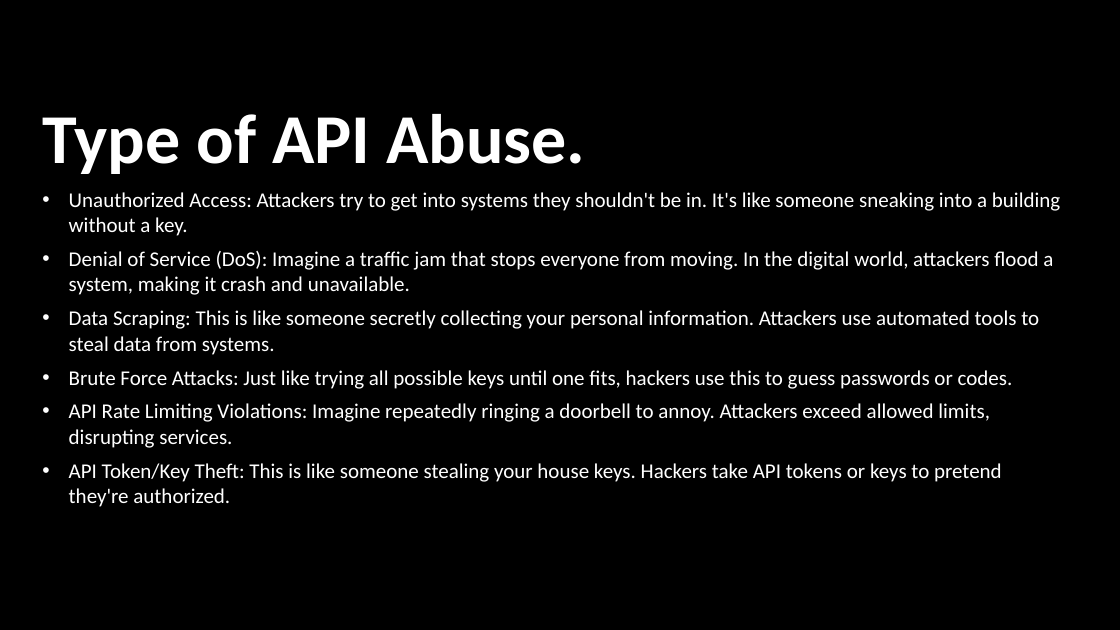
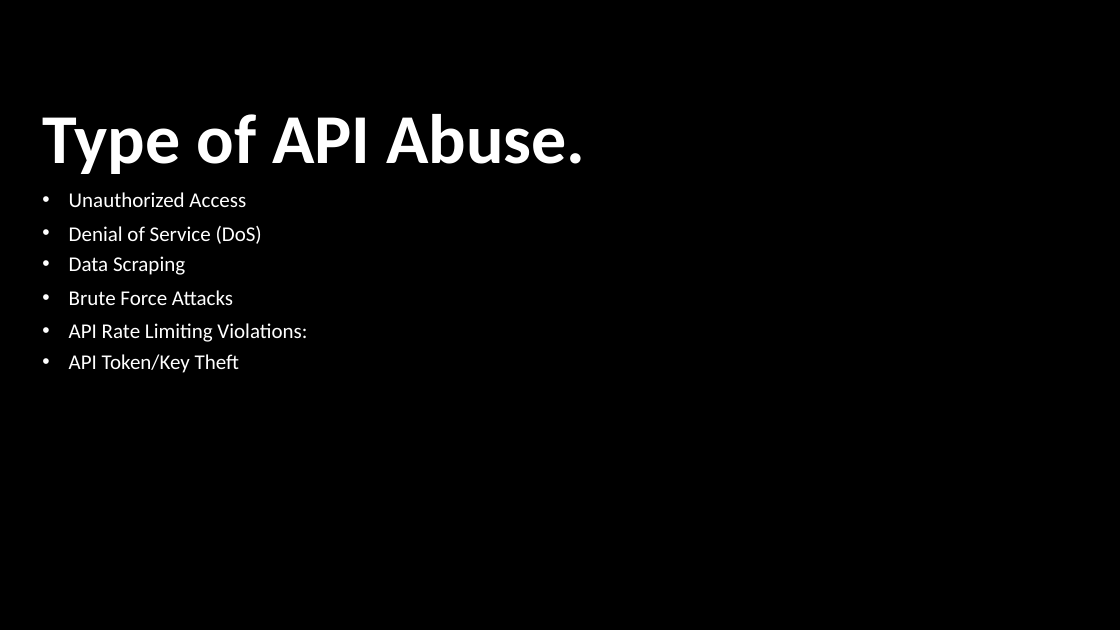
Before and after one commit to yashpatel521/API-Abuse, a slide deck: slide 5 of Database_&_docs/API Abuse.pptx. Drawn at 1120x630 pixels with LibreOffice and Linux fonts; fonts in the diff are those of the drawing; background and template pictures are left out. Boxes give left, top, right and bottom in pixels: in the first picture for what was removed or moved away, otherwise in the second. Text is boxed around its words. In the diff, an @@ line names an element or a change of style, - is before the commit and + after.

```diff
--- a/Database_&_docs/API Abuse.pptx
+++ b/Database_&_docs/API Abuse.pptx
@@ text at [69,192,246,207]: text changed @@
-• Unauthorized Access: Attackers try to get into systems they shouldn't be in. It's like someone sneaking into a building without a key.
+• Unauthorized Access
@@ text at [69,226,262,244]: text changed @@
-• Denial of Service (DoS): Imagine a traffic jam that stops everyone from moving. In the digital world, attackers flood a system, making it crash and unavailable.
+• Denial of Service (DoS)
@@ text at [69,256,185,275]: text changed @@
-• Data Scraping: This is like someone secretly collecting your personal information. Attackers use automated tools to steal data from systems.
+• Data Scraping
@@ text at [69,290,233,305]: text changed @@
-• Brute Force Attacks: Just like trying all possible keys until one fits, hackers use this to guess passwords or codes.
+• Brute Force Attacks
@@ text at [69,323,307,342]: text changed @@
-• API Rate Limiting Violations: Imagine repeatedly ringing a doorbell to annoy. Attackers exceed allowed limits, disrupting services.
+• API Rate Limiting Violations:
@@ text at [69,354,239,373]: text changed @@
-• API Token/Key Theft: This is like someone stealing your house keys. Hackers take API tokens or keys to pretend they're authorized.
+• API Token/Key Theft
```
Also in this commit, not shown: 2 other slides changed.
